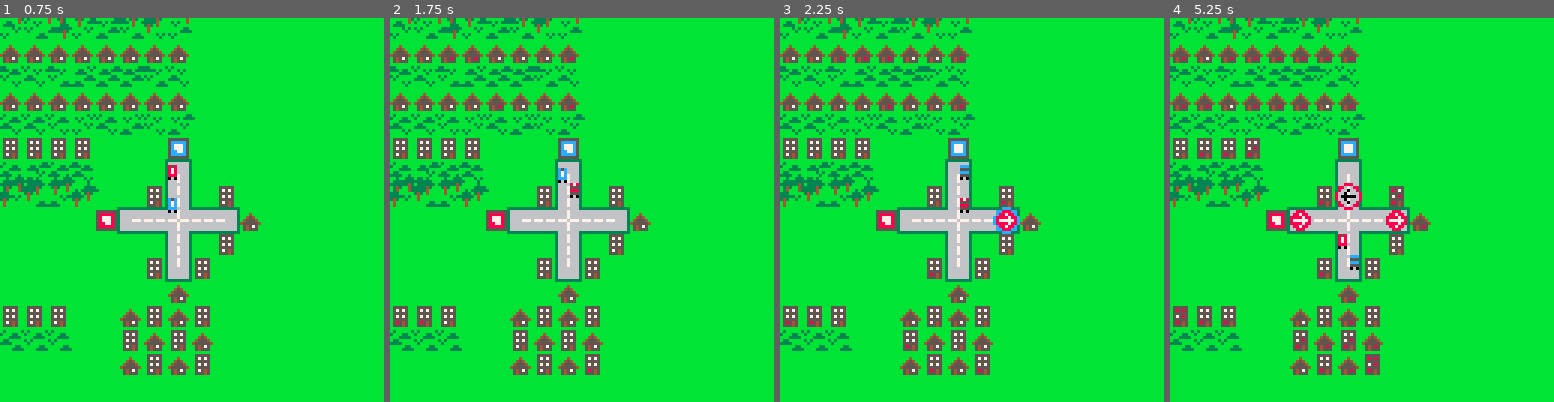
Above: before the commit, frames 1-4 (left to right).
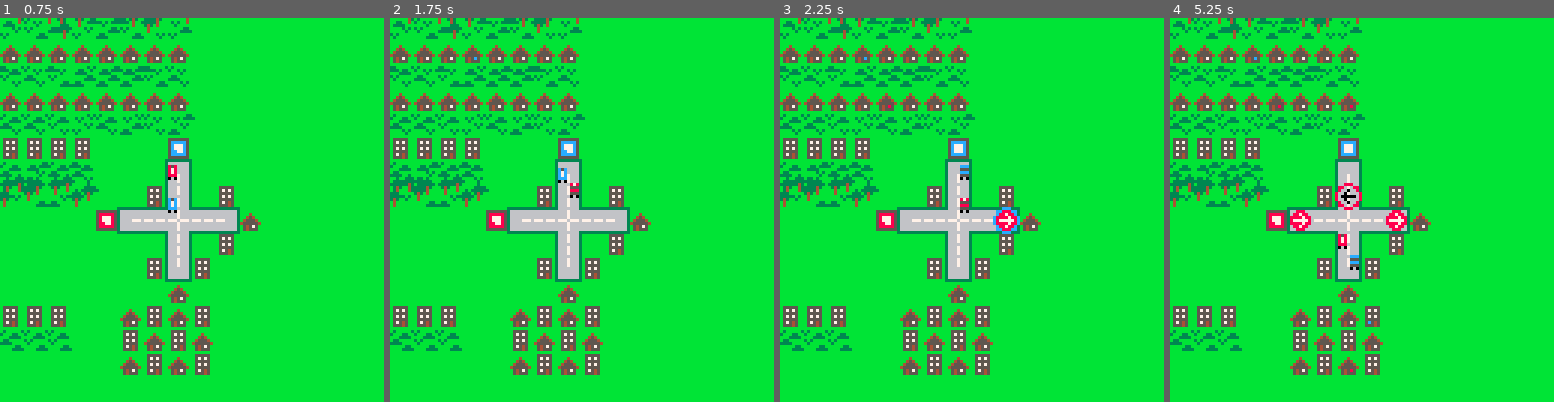
Above: after the commit, the same moments.

Repository: eddyashton/ld53
Game: PICO-8 cartridge delivery.p8
Two runs of this game, one before a commit and one after it. Both use one fixed random seed, a clock stepped at 60 frames per second and the inputs below.
Inputs:
- Up to frame 1 (0.75 s): tap X (X key) at 0.33 s; tap O (Z key) at 0.7 s
- Up to frame 2 (1.75 s): tap X (X key) at 1.07 s; hold Right from 1.6 s (still down); tap O (Z key) at 1.7 s
- Up to frame 3 (2.25 s): tap X (X key) at 1.85 s; release Right at 2.1 s; tap O (Z key) at 2.1 s; hold Up from 2.15 s (still down)
- Up to frame 4 (5.25 s): release Up at 2.42 s; hold Right 2.47-3.03 s; tap O (Z key) every 0.4 s from 2.5 to 4.9 s; tap X (X key) at 2.97, 4.08, 5.2 s; hold Left 3.08-3.58 s; hold Down 3.63-3.97 s; hold Right 4.02-4.68 s; hold Up 4.73-5.03 s; hold Left from 5.08 s (still down)

Frame 1 is identical in both runs. In frame 2, less than 0.1% of the frame differs, in the area x 1-53%, y 10-93%; in frame 3, less than 0.1%; in frame 4, 0.3%, in the area x 1-67%, y 10-93%.

Commit message:
Multiple colours of demand

Diff:
--- a/delivery.p8
+++ b/delivery.p8
@@ -70,13 +70,17 @@
    tr.dir_idx = (tr.dir_idx + 1) % 4
    return true
   end
- elseif not tr.full then
+ end
+ if not tr.full then
   -- if you're adjacent to a depot, fill up!
   local adj_depot = adjacent_depot(c, tr.blue)
   if adj_depot != nil and adj_depot.supply > 0 then
    tr.full = true
    adj_depot.supply -= 1
   end
+ else
+  -- if you're adjacent to a building, drop off!
+  --local adj_bld = adjacent_building(c, tr.blue)
  end
  return false
 end
@@ -176,17 +180,17 @@
   local candidates = {}
   -- make a list of all candidates with space
   for dest in all(dests) do
-   if dest.demand < dest.max_demand then
+   if #dest.demand < dest.max_demand then
     add(candidates, dest)
    end
   end
 
   if #candidates > 0 then
     local dest = rnd(candidates)
-    dest.demand += 1
-  end
-
-  next_demand_increase = t() + 0.1 -- todo: balance
+    add(dest.demand, rnd() > 0.5)
+  end
+
+  next_demand_increase = t() + 1 -- todo: balance
  end
 end
 
@@ -467,20 +471,15 @@
     pset(x,y,10)
    end
   end
-
-  for dest in all(dests) do
-   local v = cell_to_world(dest.pos)
-   print(dest.demand, v.x, v.y)
-  end
  end
 
  -- draw lights in all of the windows with demand
  for dest in all(dests) do
   local v = cell_to_world(dest.pos)
   local windows = window_offsets[dest.kind]
-  for i=1,dest.demand do
+  for i,blue in pairs(dest.demand) do
    local wv = v2_add(v,windows[i])
-   pset(wv.x,wv.y,8)
+   pset(wv.x,wv.y,blue and 12 or 8)
   end
  end
 
@@ -551,7 +550,7 @@
      dests,
      {
       pos = v2(x,y),
-      demand = 0,
+      demand = {},
       max_demand = #window_offsets[v],
       kind = v,
      }
@@ -694,7 +693,7 @@
 
 function add_level_select_menu_item()
   local world_name = _worlds[selected_world][1]
-  menuitem(2, "⬅️ "..world_name.." ➡️", level_select)
+  menuitem(2, "lvl: ⬅️ "..world_name.." ➡️", level_select)
  end
 
  function level_select(b)
